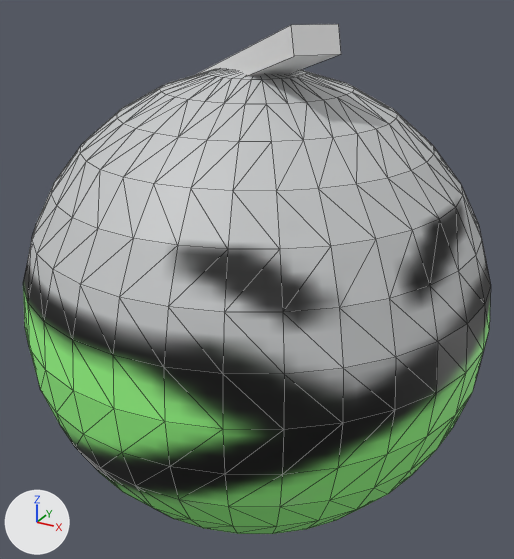
What one commit did to the OBJ model GameEngine/Resources/Model/Enemy2/Enemy2.obj.
Rendered twice from a 50 mm lens placed at (1.4, -2.54, 1.36), pointed at (0.0, 0.0, 0.09). Arrows for +X, +Y and +Z are at lower left; the lights stay in place. Mesh edges are drawn as thin lines. Where no turn or scale is listed for an object, it has been applied to the vertices.

Names of what the first picture shows: '球', '立方体'.
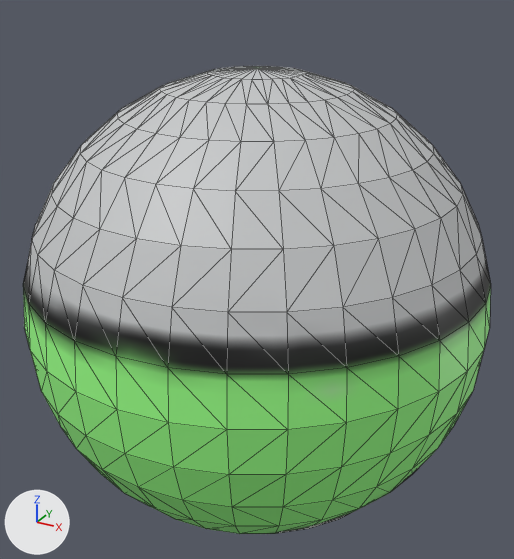
Location of each change, (x1, y1, x2, y2) in pixels of the pictures (514 x 559 px):
'球', mesh turned: before (23, 68, 491, 534); after (23, 66, 491, 534)
'立方体', deleted: before (196, 24, 341, 76)

The change in detail:
me_球 has 482 vertices, 960 faces and spans x -1.0..1.0, y -1.0..1.0, z -1.0..1.0.
me_球 is used by ob_球; location (0.0, 0.0, 0.0).
me_球 part 1: the whole mesh is turned 124.5 degrees about the z axis through its middle.
Object '立方体' (ob_立方体) is deleted.
